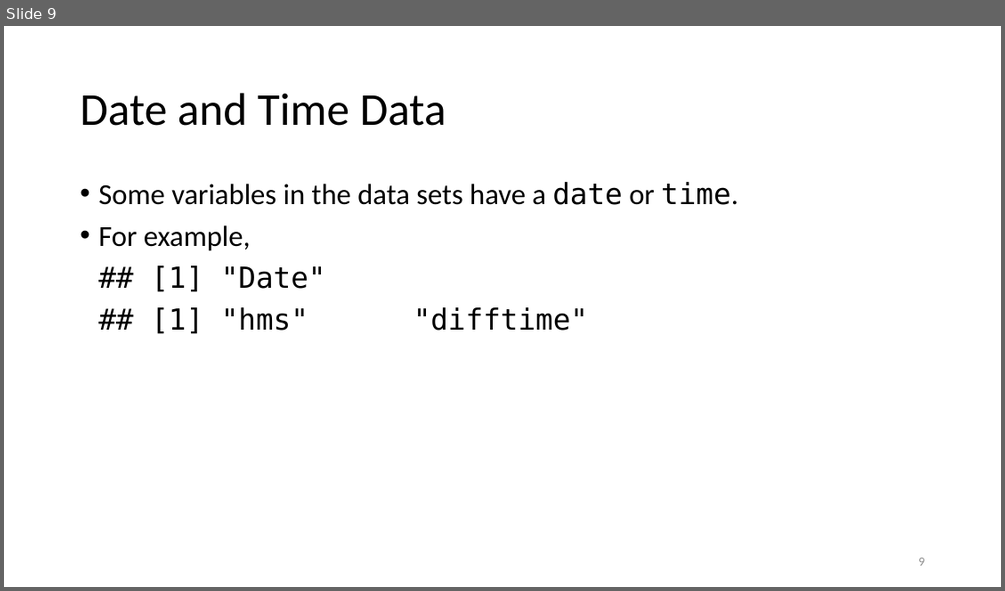
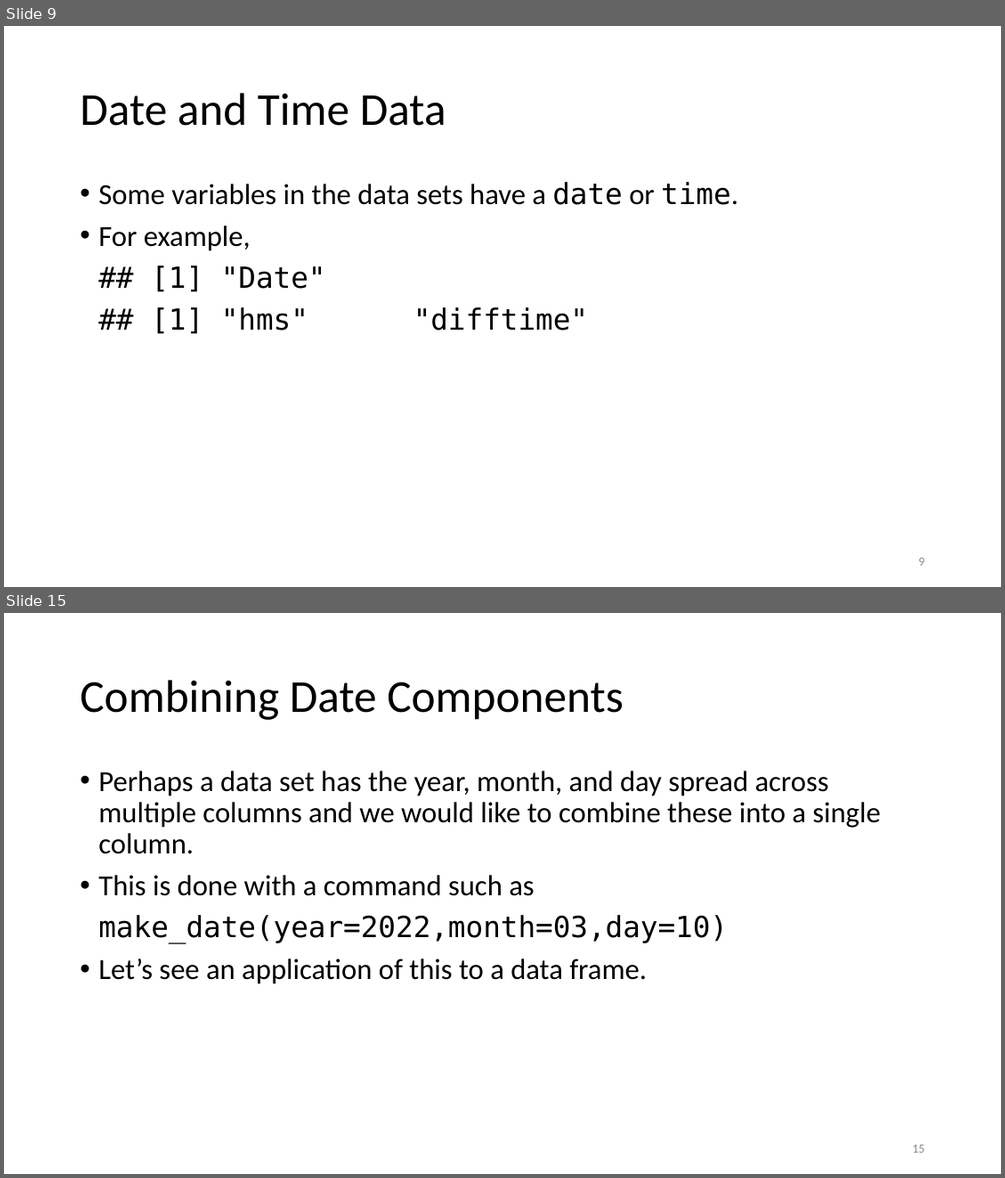
Before and after one commit to jmgraham30/SWBmodules, a slide deck: slides/dates_times_with_r.pptx. Shown one above the other, each under a label of ours: slide 9 before the commit, slides 9 and 15 after it; the slides between them are not shown. The pictures are 1005x591 and 1005x1178 pixels, drawn with LibreOffice and Linux fonts; fonts in the diff are those of the drawing. Boxes give left, top, right and bottom in pixels: in the first picture for what was removed or moved away, otherwise in the second. Text is boxed around its words. In the diff, an @@ line names an element or a change of style, - is before the commit and + after.

```diff
--- a/slides/dates_times_with_r.pptx
+++ b/slides/dates_times_with_r.pptx
@@ slide 15 added at (4, 613, 1001, 1174), background #FFFFFF @@
@@ title added at (80, 680, 623, 720), 44 pt, text #000000 @@
+Combining Date Components
@@ text added at (98, 771, 880, 984), 28 pt, text #000000 @@
+• Perhaps a data set has the year, month, and day spread across multiple columns and we would like to combine these into a single column.
+• This is done with a command such as
+make_date(year=2022,month=03,day=10)
+• Let’s see an application of this to a data frame.
@@ page number added at (912, 1144, 924, 1152), 12 pt, text #8C8C8C @@
+15
```
Also in this commit, not shown: 2 slides changed, 4 other slides added, 4 slides removed, 2 other files.
